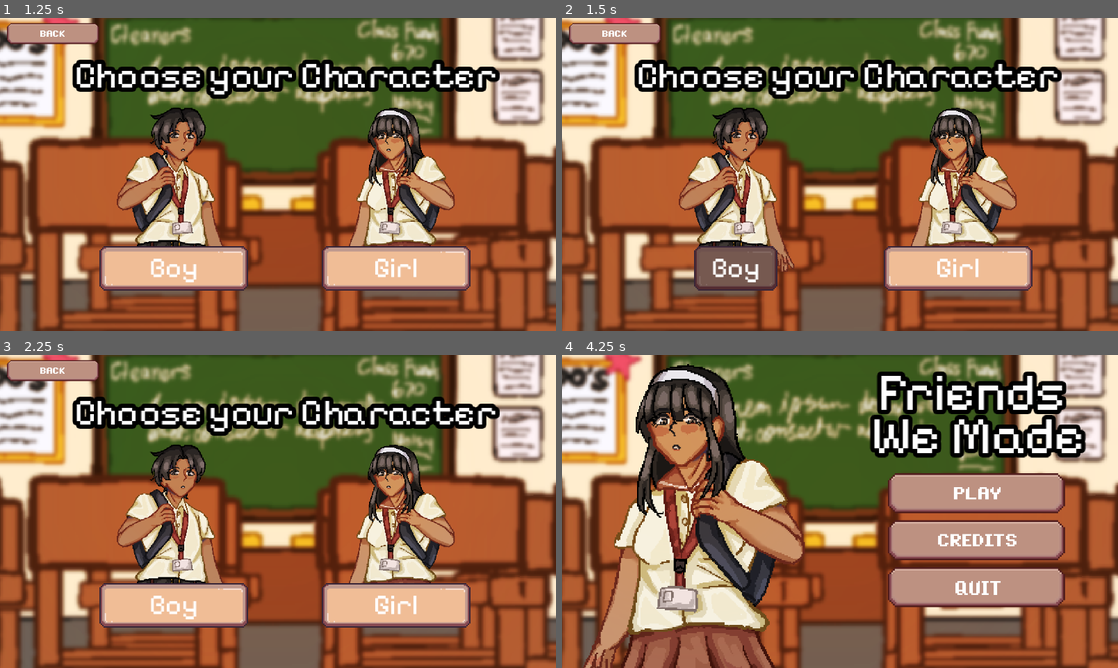
Above: before the commit, frames 1-4 (two rows, left to right).
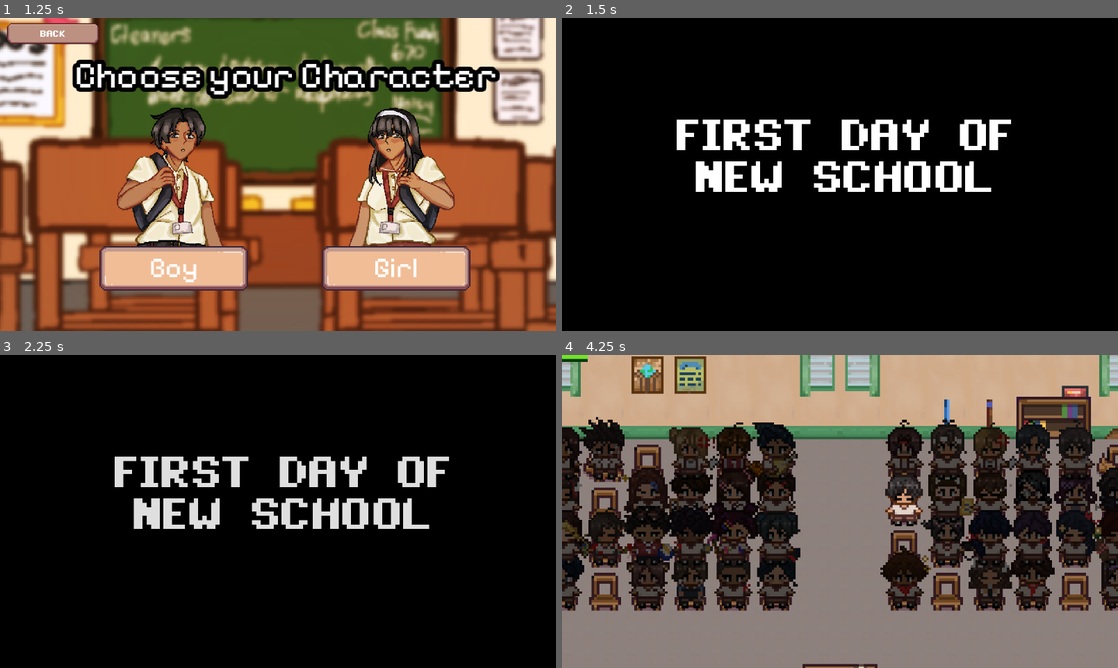
Above: after the commit, the same moments.

Repository: AzeOcram/checkpoint-gamejam
Game: Godot game, scene res://scenes/main_menu/main_menu.tscn
The game is run twice, just before and just after one commit, with the same random seed, the same clock (stepped at 60 frames per second) and the same inputs.
Inputs (mouse positions are in pixels of both pictures, inside the frame that each line leads up to):
- Up to frame 1 (1.25 s): click (417, 155) at 0.5 s
- Up to frame 2 (1.5 s): click "Boy" at 1.25 s
- Up to frame 3 (2.25 s): click (483, 561) at 2.02 s
- Up to frame 4 (4.25 s): click (956, 605) at 2.75 s, where only the run before the commit has a clickable "Girl"; click (617, 373) at 3.52 s

Frame 1 is identical in both runs. In frame 2, 96% of the frame differs, in the area x 0-100%, y 0-100%; in frame 3, 95%; in frame 4, 98%.

Commit message:
Revert "feat(ui): S and F shortcuts with a hint that fades after a minute"

Diff:
--- a/project.godot
+++ b/project.godot
@@ -45,16 +45,6 @@
 "events": [Object(InputEventKey,"resource_local_to_scene":false,"resource_name":"","device":-1,"window_id":0,"alt_press …(195 unchanged characters)…
 ]
 }
-open_shop={
-"deadzone": 0.2,
-"events": [Object(InputEventKey,"resource_local_to_scene":false,"resource_name":"","device":-1,"window_id":0,"alt_pressed":false,"shift_pressed":false,"ctrl_pressed":false,"meta_pressed":false,"pressed":false,"keycode":0,"physical_keycode":83,"key_label":0,"unicode":0,"location":0,"echo":false,"script":null)
-]
-}
-open_friends={
-"deadzone": 0.2,
-"events": [Object(InputEventKey,"resource_local_to_scene":false,"resource_name":"","device":-1,"window_id":0,"alt_pressed":false,"shift_pressed":false,"ctrl_pressed":false,"meta_pressed":false,"pressed":false,"keycode":0,"physical_keycode":70,"key_label":0,"unicode":0,"location":0,"echo":false,"script":null)
-]
-}
 
 [physics]
 
--- a/scenes/main/main.tscn
+++ b/scenes/main/main.tscn
@@ -79,12 +79,6 @@
 texture_hover = ExtResource("9_m4h2d")
 stretch_mode = 5
 
-[node name="KeyHint" type="Control" parent="UI"]
-layout_mode = 3
-anchors_preset = 0
-mouse_filter = 2
-script = ExtResource("98_khint")
-
 [node name="PauseMenu" parent="UI" unique_id=186705034 instance=ExtResource("6_raeie")]
 layout_mode = 0
 
--- a/scripts/main/key_hint.gd
+++ /dev/null
@@ -1,53 +0,0 @@
-extends Control
-class_name KeyHint
-
-
-# Fully visible for HOLD seconds after the day intro, then fades out over FADE seconds.
-const HOLD := 60.0
-const FADE := 4.0
-
-
-@onready var intro: DayIntroCutscene = $"../../DayIntroCutscene"
-
-var elapsed := 0.0
-
-
-func _ready() -> void:
-	_add_badge("F", $"../SocialCircleButton")
-	_add_badge("S", $"../CharacterButton")
-
-
-func _process(delta: float) -> void:
-	if not intro.is_playing():
-		advance(delta)
-
-
-func advance(delta: float) -> void:
-	elapsed += delta
-	modulate.a = 1.0 - clampf((elapsed - HOLD) / FADE, 0.0, 1.0)
-	visible = modulate.a > 0.0
-
-
-func _add_badge(key: String, button: Control) -> void:
-	var cap := PanelContainer.new()
-	var box := StyleBoxFlat.new()
-	var label := Label.new()
-
-	box.bg_color = Color(0.12, 0.08, 0.05, 0.85)
-	box.set_corner_radius_all(2)
-	box.content_margin_left = 3.0
-	box.content_margin_right = 3.0
-	box.content_margin_top = 0.0
-	box.content_margin_bottom = 0.0
-	cap.add_theme_stylebox_override(&"panel", box)
-	cap.mouse_filter = Control.MOUSE_FILTER_IGNORE
-
-	label.text = key
-	label.add_theme_font_size_override(&"font_size", 8)
-	label.add_theme_color_override(&"font_color", Color(1.0, 0.9, 0.6))
-	cap.add_child(label)
-	add_child(cap)
-
-	# Centred under the button, which is scaled down so its rect is size * scale.
-	var bottom_middle := button.position + Vector2(button.size.x * 0.5, button.size.y) * button.scale
-	cap.position = bottom_middle - Vector2(cap.get_combined_minimum_size().x * 0.5, 2.0)
--- a/scripts/main/pause_menu.gd
+++ b/scripts/main/pause_menu.gd
@@ -19,10 +19,6 @@
 		if event.keycode == KEY_ESCAPE and event.pressed and not event.is_echo():
 			if is_instance_valid(qte_queue_manager) and is_instance_valid(qte_queue_manager.active_qte):
 				get_viewport().set_input_as_handled()
-				return
-
-			# Esc closes an open friend list or shop first (handled by UI).
-			if not visible and get_parent().has_panel_open():
 				return
 
 			toggle_pause()
--- a/scripts/main/ui.gd
+++ b/scripts/main/ui.gd
@@ -3,8 +3,6 @@
 
 @onready var friends_panel: PanelContainer = $FriendsPanel
 @onready var character_panel: Control = $StatsShop
-@onready var qte_queue_manager: QTEQueueManager = $"../Systems/QTEQueueManager"
-@onready var intro: DayIntroCutscene = $"../DayIntroCutscene"
 
 
 func _ready() -> void:
@@ -33,22 +31,3 @@
 		friends_panel.hide()
 		character_panel.show()
 		SFX.play(&"menu_open")
-
-
-func _unhandled_input(event: InputEvent) -> void:
-	if is_instance_valid(qte_queue_manager.active_qte) or intro.is_playing():
-		return
-
-	if event.is_action_pressed(&"pause") and has_panel_open():
-		friends_panel.hide()
-		character_panel.hide()
-		SFX.play(&"menu_close")
-		get_viewport().set_input_as_handled()
-	elif event.is_action_pressed(&"open_shop"):
-		_on_character_button_pressed()
-	elif event.is_action_pressed(&"open_friends"):
-		_on_social_circle_button_pressed()
-
-
-func has_panel_open() -> bool:
-	return friends_panel.visible or character_panel.visible
--- a/tests/test_shortcuts.gd
+++ /dev/null
@@ -1,85 +0,0 @@
-extends SceneTree
-
-# Headless check for the S / F shortcuts and their fading hint. Run:
-#   /Applications/Godot.app/Contents/MacOS/Godot --headless --path . --script tests/test_shortcuts.gd
-
-var failures := 0
-
-
-func check(condition: bool, message: String) -> void:
-	if not condition:
-		failures += 1
-		printerr("FAIL: " + message)
-
-
-func press(key: Key) -> void:
-	for pressed in [true, false]:
-		var ev := InputEventKey.new()
-		ev.keycode = key
-		ev.physical_keycode = key
-		ev.pressed = pressed
-		root.push_input(ev)
-
-
-func _initialize() -> void:
-	var main = load("res://scenes/main/main.tscn").instantiate()
-	root.add_child(main)
-	await process_frame
-
-	var friends: Control = main.get_node("UI/FriendsPanel")
-	var shop: Control = main.get_node("UI/StatsShop")
-	var queue = main.get_node("Systems/QTEQueueManager")
-	var intro = main.get_node("DayIntroCutscene")
-	var hint = main.get_node("UI/KeyHint")
-
-	press(KEY_S)
-	press(KEY_F)
-	check(not shop.visible and not friends.visible, "shortcuts are ignored during the day intro")
-	await process_frame
-	check(hint.elapsed == 0.0, "hint does not start counting during the intro")
-
-	while is_instance_valid(intro) and intro.is_playing():
-		await process_frame
-
-	press(KEY_S)
-	check(shop.visible and not friends.visible, "S opens the shop")
-	press(KEY_S)
-	check(not shop.visible, "S again closes the shop")
-	press(KEY_F)
-	check(friends.visible and not shop.visible, "F opens the friend list")
-	press(KEY_S)
-	check(shop.visible and not friends.visible, "S while the friend list is open swaps to the shop")
-	press(KEY_F)
-	check(friends.visible and not shop.visible, "F while the shop is open swaps to the friend list")
-	press(KEY_F)
-	check(not friends.visible, "F again closes the friend list")
-
-	queue.active_qte = load("res://scripts/qte/base_qte.gd").new()
-	press(KEY_S)
-	press(KEY_F)
-	check(not shop.visible and not friends.visible, "shortcuts are ignored during a QTE")
-	queue.active_qte.free()
-	queue.active_qte = null
-
-	var pause_menu: Control = main.get_node("UI/PauseMenu")
-	for open_key in [KEY_S, KEY_F]:
-		press(open_key)
-		press(KEY_ESCAPE)
-		check(not shop.visible and not friends.visible, "Esc closes the open screen")
-		check(not pause_menu.visible and not paused, "Esc on an open screen does not pause the game")
-	press(KEY_ESCAPE)
-	check(pause_menu.visible and paused, "Esc with no screen open still pauses")
-	press(KEY_ESCAPE)
-	check(not pause_menu.visible and not paused, "Esc again resumes")
-
-	var badges: Array = hint.get_children()
-	check(badges.size() == 2 and badges.all(func(b): return b.visible), "hint shows an S and an F badge")
-	hint.elapsed = 0.0
-	hint.advance(58.0)
-	check(hint.modulate.a == 1.0, "hint is fully visible through the first minute")
-	hint.advance(3.0)
-	check(hint.modulate.a < 1.0 and hint.modulate.a > 0.0, "hint fades after one minute")
-	hint.advance(10.0)
-	check(not hint.visible, "hint is gone once the fade ends")
-
-	quit(1 if failures > 0 else 0)
